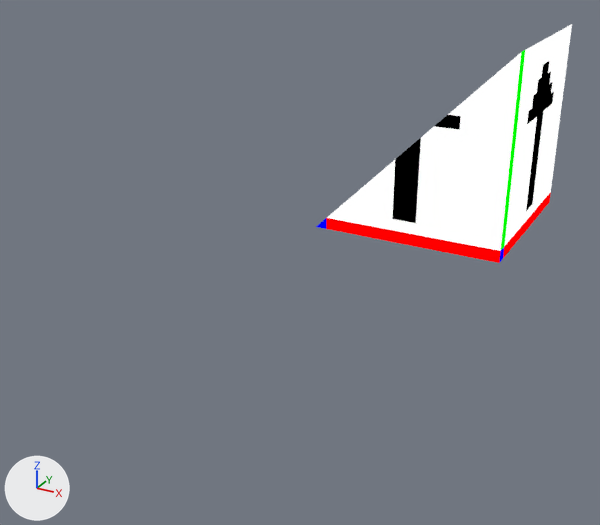
The Blender file !Modelling/Modelling.blend: old version first, new version second.
Before and after are seen from a 50 mm camera at (1.93, -2.69, 1.61) aimed at (0.33, 0.23, 0.16). Every picture has the same lights, and +X, +Y and +Z are marked at lower left. The first picture is the older version.

Objects in the first picture: 'Example'.
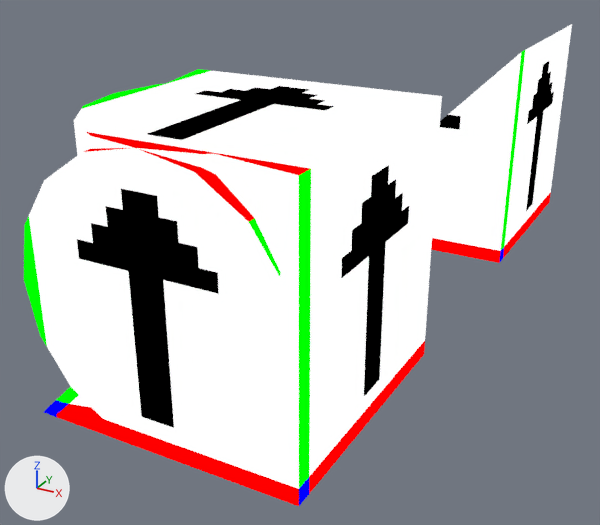
Changed parts and their boxes (x1, y1, x2, y2) in the pictures (600 x 525 px):
'CylinderBendGeometry', added
    after: (24, 148, 299, 464)
'CylinderTCrossGeometry', added
    after: (24, 78, 395, 355)
'QuarterArchInnerGeometry', added
    after: (44, 69, 442, 506)
'QuarterArchGeometry', added
    after: (44, 102, 435, 506)
'QuarterCylinderGeometry', added
    after: (145, 69, 442, 352)
'ThinCylinderBendGeometry', added
    after: (84, 235, 220, 390)
'EightSphereGeometry', added
    after: (300, 98, 441, 498)
'ThinCylinderTCrossGeometry', added
    after: (84, 93, 313, 334)
'CylinderGeometry', added
    after: (74, 78, 384, 174)
'QuarterArchOuterGeometry', added
    after: (314, 99, 442, 488)
'ThinCylinderGeometry', added
    after: (170, 93, 305, 129)

What changed in the scene script:
```text
Add ob_quarterarchoutergeometry:
    ob_quarterarchoutergeometry = bpy.data.objects.new('QuarterArchOuterGeometry', me_cylinder_011)  # 40 vertices, 40 faces; spans x 0.0..1.0, y -1.0..0.0, z 0.0..1.0
    ob_quarterarchoutergeometry.location = (0.0, 0.0, 0.0)
Add ob_quarterarchinnergeometry:
    ob_quarterarchinnergeometry = bpy.data.objects.new('QuarterArchInnerGeometry', me_cylinder_010)  # 37 vertices, 40 faces; spans x 0.0..1.0, y -1.0..0.0, z 0.0..1.0
    ob_quarterarchinnergeometry.location = (0.0, 0.0, 0.0)
Add ob_quarterarchgeometry:
    ob_quarterarchgeometry = bpy.data.objects.new('QuarterArchGeometry', me_cylinder_009)  # 16 vertices, 16 faces; spans x 0.0..1.0, y -1.0..0.0, z 0.0..1.0
    ob_quarterarchgeometry.location = (0.0, 0.0, 0.0)
Add ob_thincylindertcrossgeometry:
    ob_thincylindertcrossgeometry = bpy.data.objects.new('ThinCylinderTCrossGeometry', me_cylinder_008)  # 118 vertices, 120 faces; spans x 0.25..0.75, y -1.0..-0.25, z 0.0..1.0
    ob_thincylindertcrossgeometry.location = (0.0, 0.0, 0.0)
Add ob_thincylindergeometry:
    ob_thincylindergeometry = bpy.data.objects.new('ThinCylinderGeometry', me_cylinder_005)  # a 16-sided cylinder along z spanning x 0.25..0.75, y -0.75..-0.25, z 0.0..1.0
    ob_thincylindergeometry.location = (0.0, 0.0, 0.0)
Add ob_thincylinderbendgeometry:
    ob_thincylinderbendgeometry = bpy.data.objects.new('ThinCylinderBendGeometry', me_cylinder_007)  # 104 vertices, 104 faces; spans x 0.25..0.75, y -1.0..-0.25, z 0.0..0.75
    ob_thincylinderbendgeometry.location = (0.0, 0.0, 0.0)
Add ob_quartercylindergeometry:
    ob_quartercylindergeometry = bpy.data.objects.new('QuarterCylinderGeometry', me_cylinder)  # 12 vertices, 10 faces; spans x 0.0..1.0, y -1.0..0.0, z 0.0..1.0
    ob_quartercylindergeometry.location = (0.0, 0.0, 0.0)
Add ob_eightspheregeometry:
    ob_eightspheregeometry = bpy.data.objects.new('EightSphereGeometry', me_roundcube)  # 20 vertices, 18 faces; spans x 0.0..1.0, y -1.0..0.0, z 0.0..1.0
    ob_eightspheregeometry.location = (0.0, 0.0, 0.0)
Add ob_cylindertcrossgeometry:
    ob_cylindertcrossgeometry = bpy.data.objects.new('CylinderTCrossGeometry', me_cylinder_004)  # 70 vertices, 72 faces; spans x 0.0..1.0, y -1.0..0.0, z 0.0..1.0
    ob_cylindertcrossgeometry.location = (0.0, 0.0, 0.0)
Add ob_cylindergeometry:
    ob_cylindergeometry = bpy.data.objects.new('CylinderGeometry', me_cylinder_001)  # a 16-sided cylinder along z spanning x 0.0..1.0, y -1.0..0.0, z 0.0..1.0
    ob_cylindergeometry.location = (0.0, 0.0, 0.0)
Add ob_cylinderbendgeometry:
    ob_cylinderbendgeometry = bpy.data.objects.new('CylinderBendGeometry', me_cylinder_003)  # 72 vertices, 72 faces; spans x 0.0..1.0, y -1.0..0.0, z 0.0..1.0
    ob_cylinderbendgeometry.location = (0.0, 0.0, 0.0)
```
